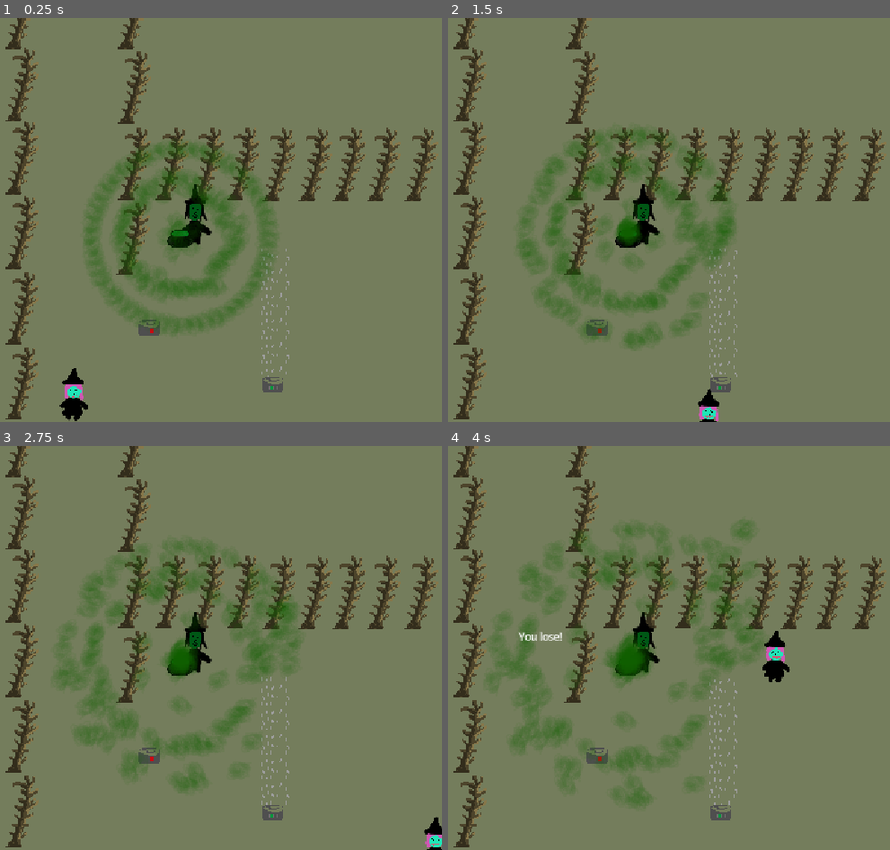
Above: before the commit, frames 1-4 (two rows, left to right).
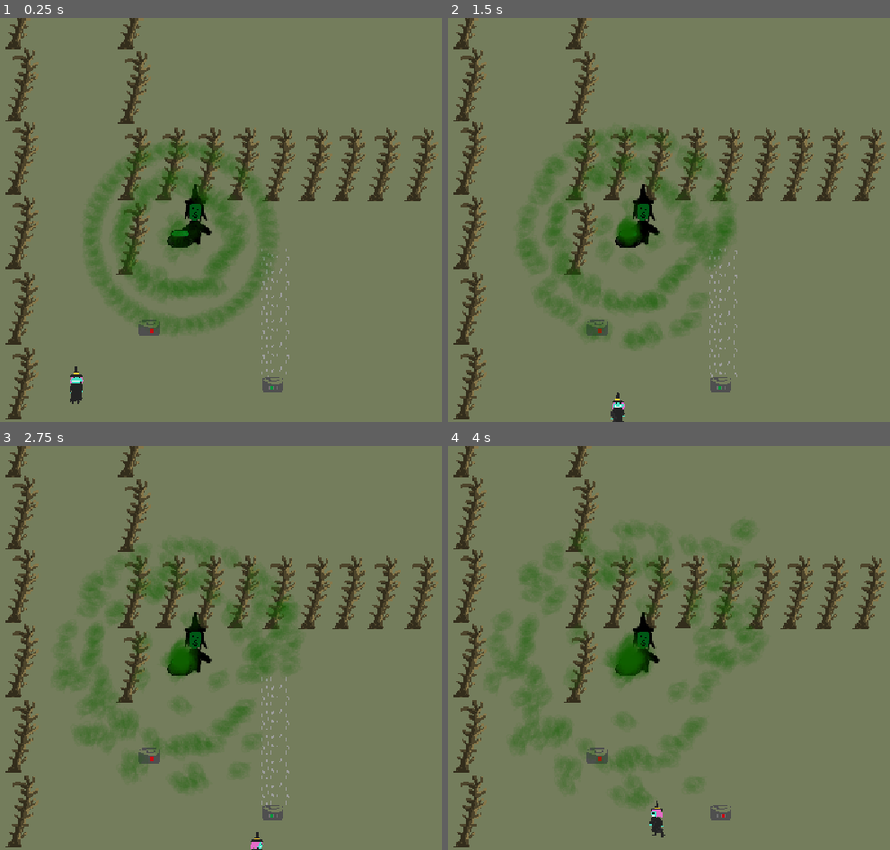
Above: after the commit, the same moments.

Repository: PeterMaidaRobot/Brewing-Game-Jam
Game: Godot game, scene res://scenes/levels/level_1.tscn
Two runs of this game, one before a commit and one after it. Both use one fixed random seed, a clock stepped at 60 frames per second and the inputs below. This scene is started directly instead of the project's main scene.
Inputs:
- Up to frame 1 (0.25 s): no input
- Up to frame 2 (1.5 s): hold Right (move_right) 0.53-1.28 s; tap Space (interact) at 0.6, 1.35 s; hold Down (move_down) from 1.28 s (still down)
- Up to frame 3 (2.75 s): release Down (move_down) at 2.03 s; hold Right (move_right) from 2.03 s (still down); tap Space (interact) at 2.1 s
- Up to frame 4 (4 s): release Right (move_right) at 2.78 s; hold Up (move_up) 2.78-3.53 s; tap Space (interact) at 2.85, 3.6 s; hold Left (move_left) from 3.53 s (still down)

The runs differ from the first frame. In frame 1, 0.5% of the frame differs, in the area x 13-20%, y 86-100%; in frame 2, 0.4%; in frame 3, 0.3%; in frame 4, 1.0%, in the area x 15-78%, y 45-97%.

Commit message:
create animations for each direction and vomit on loss

Diff:
--- a/scenes/gui.tscn
+++ b/scenes/gui.tscn
@@ -13,8 +13,17 @@
 text = "You Win!"
 
 [node name="LoseLabel" type="Label" parent="." unique_id=624259505]
-offset_left = 557.0
-offset_top = 295.0
-offset_right = 627.0
-offset_bottom = 318.0
-text = "You lose!"
+offset_left = 539.0
+offset_top = 194.0
+offset_right = 640.0
+offset_bottom = 244.25
+theme_override_font_sizes/font_size = 36
+text = "BLEH!"
+
+[node name="RestartLabel" type="Label" parent="." unique_id=526682269]
+offset_left = 514.0
+offset_top = 258.0
+offset_right = 735.0
+offset_bottom = 308.25
+theme_override_font_sizes/font_size = 18
+text = "Press \"R\" to restart"
--- a/scenes/levels/intro.tscn
+++ b/scenes/levels/intro.tscn
@@ -17,118 +17,118 @@
 [node name="YSortedSprites" type="Node2D" parent="." unique_id=829975525]
 y_sort_enabled = true
 
-[node name="Logs" type="Node2D" parent="YSortedSprites" unique_id=1647442839]
-y_sort_enabled = true
-
-[node name="Tree1" parent="YSortedSprites/Logs" unique_id=1624868308 instance=ExtResource("3_ty81x")]
+[node name="Logs_Trees" type="Node2D" parent="YSortedSprites" unique_id=1647442839]
+y_sort_enabled = true
+
+[node name="Tree1" parent="YSortedSprites/Logs_Trees" unique_id=1624868308 instance=ExtResource("3_ty81x")]
 y_sort_enabled = true
 position = Vector2(842, 358)
 
-[node name="Tree2" parent="YSortedSprites/Logs" unique_id=376021779 instance=ExtResource("3_ty81x")]
+[node name="Tree2" parent="YSortedSprites/Logs_Trees" unique_id=376021779 instance=ExtResource("3_ty81x")]
 y_sort_enabled = true
 position = Vector2(934, 320)
 
-[node name="Tree3" parent="YSortedSprites/Logs" unique_id=640200958 instance=ExtResource("3_ty81x")]
+[node name="Tree3" parent="YSortedSprites/Logs_Trees" unique_id=640200958 instance=ExtResource("3_ty81x")]
 y_sort_enabled = true
 position = Vector2(777, 189)
 
-[node name="Tree4" parent="YSortedSprites/Logs" unique_id=36510039 instance=ExtResource("3_ty81x")]
+[node name="Tree4" parent="YSortedSprites/Logs_Trees" unique_id=36510039 instance=ExtResource("3_ty81x")]
 y_sort_enabled = true
 position = Vector2(891, 146)
 
-[node name="Tree5" parent="YSortedSprites/Logs" unique_id=1224592741 instance=ExtResource("3_ty81x")]
+[node name="Tree5" parent="YSortedSprites/Logs_Trees" unique_id=1224592741 instance=ExtResource("3_ty81x")]
 y_sort_enabled = true
 position = Vector2(1014, 183)
 
-[node name="Tree6" parent="YSortedSprites/Logs" unique_id=2106147118 instance=ExtResource("3_ty81x")]
+[node name="Tree6" parent="YSortedSprites/Logs_Trees" unique_id=2106147118 instance=ExtResource("3_ty81x")]
 y_sort_enabled = true
 position = Vector2(1093, 302)
 
-[node name="Tree7" parent="YSortedSprites/Logs" unique_id=338995392 instance=ExtResource("3_ty81x")]
+[node name="Tree7" parent="YSortedSprites/Logs_Trees" unique_id=338995392 instance=ExtResource("3_ty81x")]
 y_sort_enabled = true
 position = Vector2(1053, 442)
 
-[node name="Tree8" parent="YSortedSprites/Logs" unique_id=1809114194 instance=ExtResource("3_ty81x")]
+[node name="Tree8" parent="YSortedSprites/Logs_Trees" unique_id=1809114194 instance=ExtResource("3_ty81x")]
 y_sort_enabled = true
 position = Vector2(943, 474)
 
-[node name="Tree9" parent="YSortedSprites/Logs" unique_id=842214116 instance=ExtResource("3_ty81x")]
+[node name="Tree9" parent="YSortedSprites/Logs_Trees" unique_id=842214116 instance=ExtResource("3_ty81x")]
 y_sort_enabled = true
 position = Vector2(809, 449)
 
-[node name="Tree10" parent="YSortedSprites/Logs" unique_id=1510845776 instance=ExtResource("3_ty81x")]
+[node name="Tree10" parent="YSortedSprites/Logs_Trees" unique_id=1510845776 instance=ExtResource("3_ty81x")]
 y_sort_enabled = true
 position = Vector2(752, 298)
 
-[node name="Tree11" parent="YSortedSprites/Logs" unique_id=882977291 instance=ExtResource("3_ty81x")]
+[node name="Tree11" parent="YSortedSprites/Logs_Trees" unique_id=882977291 instance=ExtResource("3_ty81x")]
 y_sort_enabled = true
 position = Vector2(836, 242)
 
-[node name="Tree12" parent="YSortedSprites/Logs" unique_id=750870052 instance=ExtResource("3_ty81x")]
+[node name="Tree12" parent="YSortedSprites/Logs_Trees" unique_id=750870052 instance=ExtResource("3_ty81x")]
 y_sort_enabled = true
 position = Vector2(938, 213)
 
-[node name="Tree13" parent="YSortedSprites/Logs" unique_id=1373515044 instance=ExtResource("3_ty81x")]
+[node name="Tree13" parent="YSortedSprites/Logs_Trees" unique_id=1373515044 instance=ExtResource("3_ty81x")]
 y_sort_enabled = true
 position = Vector2(948, 148)
 
-[node name="Tree14" parent="YSortedSprites/Logs" unique_id=33444154 instance=ExtResource("3_ty81x")]
+[node name="Tree14" parent="YSortedSprites/Logs_Trees" unique_id=33444154 instance=ExtResource("3_ty81x")]
 y_sort_enabled = true
 position = Vector2(948, 148)
 
-[node name="Tree15" parent="YSortedSprites/Logs" unique_id=97805258 instance=ExtResource("3_ty81x")]
+[node name="Tree15" parent="YSortedSprites/Logs_Trees" unique_id=97805258 instance=ExtResource("3_ty81x")]
 y_sort_enabled = true
 position = Vector2(1075, 129)
 
-[node name="Tree16" parent="YSortedSprites/Logs" unique_id=1605756809 instance=ExtResource("3_ty81x")]
+[node name="Tree16" parent="YSortedSprites/Logs_Trees" unique_id=1605756809 instance=ExtResource("3_ty81x")]
 y_sort_enabled = true
 position = Vector2(1099, 211)
 
-[node name="Tree17" parent="YSortedSprites/Logs" unique_id=700535183 instance=ExtResource("3_ty81x")]
+[node name="Tree17" parent="YSortedSprites/Logs_Trees" unique_id=700535183 instance=ExtResource("3_ty81x")]
 y_sort_enabled = true
 position = Vector2(1019, 318)
 
-[node name="Tree18" parent="YSortedSprites/Logs" unique_id=1101806148 instance=ExtResource("3_ty81x")]
+[node name="Tree18" parent="YSortedSprites/Logs_Trees" unique_id=1101806148 instance=ExtResource("3_ty81x")]
 y_sort_enabled = true
 position = Vector2(1110, 521)
 
-[node name="Tree19" parent="YSortedSprites/Logs" unique_id=1955113318 instance=ExtResource("3_ty81x")]
+[node name="Tree19" parent="YSortedSprites/Logs_Trees" unique_id=1955113318 instance=ExtResource("3_ty81x")]
 y_sort_enabled = true
 position = Vector2(1000, 559)
 
-[node name="Tree20" parent="YSortedSprites/Logs" unique_id=1577703577 instance=ExtResource("3_ty81x")]
+[node name="Tree20" parent="YSortedSprites/Logs_Trees" unique_id=1577703577 instance=ExtResource("3_ty81x")]
 y_sort_enabled = true
 position = Vector2(899, 591)
 
-[node name="Tree21" parent="YSortedSprites/Logs" unique_id=1894462468 instance=ExtResource("3_ty81x")]
+[node name="Tree21" parent="YSortedSprites/Logs_Trees" unique_id=1894462468 instance=ExtResource("3_ty81x")]
 y_sort_enabled = true
 position = Vector2(825, 628)
 
-[node name="Tree22" parent="YSortedSprites/Logs" unique_id=1689070199 instance=ExtResource("3_ty81x")]
+[node name="Tree22" parent="YSortedSprites/Logs_Trees" unique_id=1689070199 instance=ExtResource("3_ty81x")]
 y_sort_enabled = true
 position = Vector2(1066, 633)
 
-[node name="Tree23" parent="YSortedSprites/Logs" unique_id=722739620 instance=ExtResource("3_ty81x")]
+[node name="Tree23" parent="YSortedSprites/Logs_Trees" unique_id=722739620 instance=ExtResource("3_ty81x")]
 y_sort_enabled = true
 position = Vector2(740, 617)
 
-[node name="Tree24" parent="YSortedSprites/Logs" unique_id=101493408 instance=ExtResource("3_ty81x")]
+[node name="Tree24" parent="YSortedSprites/Logs_Trees" unique_id=101493408 instance=ExtResource("3_ty81x")]
 y_sort_enabled = true
 position = Vector2(248, 615)
 
-[node name="Tree25" parent="YSortedSprites/Logs" unique_id=1861348692 instance=ExtResource("3_ty81x")]
+[node name="Tree25" parent="YSortedSprites/Logs_Trees" unique_id=1861348692 instance=ExtResource("3_ty81x")]
 y_sort_enabled = true
 position = Vector2(292, 524)
 
-[node name="Tree26" parent="YSortedSprites/Logs" unique_id=1970557235 instance=ExtResource("3_ty81x")]
+[node name="Tree26" parent="YSortedSprites/Logs_Trees" unique_id=1970557235 instance=ExtResource("3_ty81x")]
 y_sort_enabled = true
 position = Vector2(208, 573)
 
-[node name="Log1" parent="YSortedSprites/Logs" unique_id=2121651449 instance=ExtResource("3_p8wlm")]
+[node name="Log1" parent="YSortedSprites/Logs_Trees" unique_id=2121651449 instance=ExtResource("3_p8wlm")]
 y_sort_enabled = true
 position = Vector2(782, 502)
 
-[node name="Log2" parent="YSortedSprites/Logs" unique_id=213238104 instance=ExtResource("3_p8wlm")]
+[node name="Log2" parent="YSortedSprites/Logs_Trees" unique_id=213238104 instance=ExtResource("3_p8wlm")]
 y_sort_enabled = true
 position = Vector2(724, 46)
 
--- a/scenes/levels/level_1.tscn
+++ b/scenes/levels/level_1.tscn
@@ -81,7 +81,7 @@
 next_level_num = 2
 
 [node name="Player" parent="." unique_id=1573098926 instance=ExtResource("3_dga24")]
-position = Vector2(565, 614)
+position = Vector2(567, 588)
 
 [node name="Witch" parent="." unique_id=2028683889 instance=ExtResource("4_qxy0u")]
 position = Vector2(760, 332)
--- a/scenes/levels/level_2.tscn
+++ b/scenes/levels/level_2.tscn
@@ -40,6 +40,7 @@
 
 [node name="Player" parent="." unique_id=1573098926 instance=ExtResource("3_3p04p")]
 position = Vector2(565, 614)
+scale = Vector2(1, 1)
 
 [node name="Witch" parent="." unique_id=2028683889 instance=ExtResource("4_qsp8v")]
 position = Vector2(354, 232.99997)
--- a/scenes/player.tscn
+++ b/scenes/player.tscn
@@ -2,6 +2,14 @@
 
 [ext_resource type="Script" uid="uid://dfo7r770s3ix8" path="res://scripts/player.gd" id="1_onrkg"]
 [ext_resource type="Texture2D" uid="uid://dqro0amu2p0ir" path="res://art/player.png" id="2_i3pqv"]
+[ext_resource type="Texture2D" uid="uid://b7u5mokd6msyx" path="res://art/player_walk_down_1.png" id="3_smehm"]
+[ext_resource type="Texture2D" uid="uid://v0ycdjdbst1b" path="res://art/player_vomit_1.png" id="3_y4r1p"]
+[ext_resource type="Texture2D" uid="uid://31qy10ei7d0u" path="res://art/player_vomit_2.png" id="4_d2wvv"]
+[ext_resource type="Texture2D" uid="uid://bhxr6p22ee4r6" path="res://art/player_walk_down_2.png" id="4_ur7pv"]
+[ext_resource type="Texture2D" uid="uid://dwngwwu6oj3by" path="res://art/player_walk_right_1.png" id="5_y4r1p"]
+[ext_resource type="Texture2D" uid="uid://418tnp5f1iwr" path="res://art/player_walk_right_2.png" id="6_d2wvv"]
+[ext_resource type="Texture2D" uid="uid://crf7mut4fgflu" path="res://art/player_walk_up_1.png" id="7_3v2ag"]
+[ext_resource type="Texture2D" uid="uid://c1x7fi5dt2d1x" path="res://art/player_walk_up_2.png" id="8_jej6c"]
 
 [sub_resource type="SpriteFrames" id="SpriteFrames_onrkg"]
 animations = [{
@@ -12,26 +20,67 @@
 "loop": true,
 "name": &"stand",
 "speed": 5.0
+}, {
+"frames": [{
+"duration": 1.0,
+"texture": ExtResource("3_y4r1p")
+}, {
+"duration": 1.0,
+"texture": ExtResource("4_d2wvv")
+}],
+"loop": true,
+"name": &"vomit",
+"speed": 5.0
+}, {
+"frames": [{
+"duration": 1.0,
+"texture": ExtResource("3_smehm")
+}, {
+"duration": 1.0,
+"texture": ExtResource("4_ur7pv")
+}],
+"loop": true,
+"name": &"walk_down",
+"speed": 3.0
+}, {
+"frames": [{
+"duration": 1.0,
+"texture": ExtResource("5_y4r1p")
+}, {
+"duration": 1.0,
+"texture": ExtResource("6_d2wvv")
+}],
+"loop": true,
+"name": &"walk_right",
+"speed": 3.0
+}, {
+"frames": [{
+"duration": 1.0,
+"texture": ExtResource("7_3v2ag")
+}, {
+"duration": 1.0,
+"texture": ExtResource("8_jej6c")
+}],
+"loop": true,
+"name": &"walk_up",
+"speed": 3.0
 }]
 
 [sub_resource type="RectangleShape2D" id="RectangleShape2D_sh265"]
-size = Vector2(23, 14.5)
+size = Vector2(20, 25)
 
 [sub_resource type="RectangleShape2D" id="RectangleShape2D_i3pqv"]
-size = Vector2(18.561152, 28)
+size = Vector2(21.069416, 38)
 
 [node name="Player" type="CharacterBody2D" unique_id=1573098926]
-scale = Vector2(2, 2)
 script = ExtResource("1_onrkg")
-metadata/_edit_group_ = true
 
 [node name="AnimatedSprite2D" type="AnimatedSprite2D" parent="." unique_id=813636378]
-scale = Vector2(0.287, 0.287)
 sprite_frames = SubResource("SpriteFrames_onrkg")
 animation = &"stand"
 
 [node name="CollisionShape2D" type="CollisionShape2D" parent="." unique_id=908861233]
-position = Vector2(-1.5, 8.75)
+position = Vector2(-1, 17.5)
 shape = SubResource("RectangleShape2D_sh265")
 
 [node name="SmokeHitbox" type="Area2D" parent="." unique_id=346136574]
@@ -40,7 +89,7 @@
 collision_mask = 2
 
 [node name="CollisionShape2D" type="CollisionShape2D" parent="SmokeHitbox" unique_id=1127072397]
-position = Vector2(-1.7557847, -3.5)
+position = Vector2(2.3841858e-07, 3)
 shape = SubResource("RectangleShape2D_i3pqv")
 debug_color = Color(0.88769287, 0.00028243125, 0.8027765, 0.41960785)
 
--- a/scripts/gui.gd
+++ b/scripts/gui.gd
@@ -5,6 +5,7 @@
 func _ready() -> void:
 	$WinLabel.hide()
 	$LoseLabel.hide()
+	$RestartLabel.hide()
 
 
 # Called every frame. 'delta' is the elapsed time since the previous frame.
@@ -17,3 +18,4 @@
 
 func show_you_lose() -> void:
 	$LoseLabel.show()
+	$RestartLabel.show()
--- a/scripts/levels/level.gd
+++ b/scripts/levels/level.gd
@@ -20,10 +20,9 @@
 		get_tree().reload_current_scene()
 
 func _on_goal_win_game() -> void:
-	$GUI.show_you_win()
-	#get_tree().paused = true # TODO implement
+	$GUI.show_you_win() # This does nothing since we move to the next level immediately with a congrats
 
 
 func _on_player_lose_game() -> void:
 	$GUI.show_you_lose()
-	#get_tree().paused = true # TODO implement
+	$Player.vomit()
--- a/scripts/player.gd
+++ b/scripts/player.gd
@@ -5,8 +5,9 @@
 signal lose_game
 
 
-@export var speed : int = 400 # pixels per second player speed
+@export var speed : int = 200 # pixels per second player speed
 var screen_size : Vector2 # game window size
+var accept_input : bool = true # accepts directional input from the player
 
 
 # Called when the node enters the scene tree for the first time.
@@ -16,22 +17,32 @@
 
 func _physics_process(delta: float) -> void:
 	var velocity : Vector2 = Vector2.ZERO
-	if Input.is_action_pressed("move_right"):
-		velocity.x += 1
-	if Input.is_action_pressed("move_left"):
-		velocity.x -= 1
-	if Input.is_action_pressed("move_down"):
-		velocity.y += 1
-	if Input.is_action_pressed("move_up"):
-		velocity.y -= 1
+	if accept_input:
+		if Input.is_action_pressed("move_right"):
+			velocity.x += 1
+			$AnimatedSprite2D.animation = "walk_right"
+			$AnimatedSprite2D.flip_h = false
+		if Input.is_action_pressed("move_left"):
+			velocity.x -= 1
+			$AnimatedSprite2D.animation = "walk_right"
+			$AnimatedSprite2D.flip_h = true
+		if Input.is_action_pressed("move_down"):
+			velocity.y += 1
+			$AnimatedSprite2D.animation = "walk_down"
+		if Input.is_action_pressed("move_up"):
+			velocity.y -= 1
+			$AnimatedSprite2D.animation = "walk_up"
 
-	if velocity.length() > 0:
-		velocity = velocity.normalized() * speed
+		if velocity.length() > 0:
+			velocity = velocity.normalized() * speed
+			$AnimatedSprite2D.play()
+		else:
+			$AnimatedSprite2D.stop()
 
-	position += velocity * delta
-	position = position.clamp(Vector2.ZERO, screen_size)
+		position += velocity * delta
+		position = position.clamp(Vector2.ZERO, screen_size)
 
-	move_and_slide()
+		move_and_slide()
 
 
 func _on_smoke_hitbox_body_entered(body: Node2D) -> void:
@@ -41,3 +52,8 @@
 		if smoke.strength > 100:
 			#print("Smoke hit, you lose! SmokeStrength:" + str(body.strength))
 			lose_game.emit()
+
+func vomit() -> void:
+	$AnimatedSprite2D.animation = "vomit"
+	$AnimatedSprite2D.play()
+	accept_input = false
Binary file changed: art/player.png
Binary file added: art/player_stand.png
Not shown, added: art/player_stand.png.import
Binary file added: art/player_vomit_1.png
Not shown, added: art/player_vomit_1.png.import
Binary file added: art/player_vomit_2.png
Not shown, added: art/player_vomit_2.png.import
Binary file added: art/player_walk_down_1.png
Not shown, added: art/player_walk_down_1.png.import
Binary file added: art/player_walk_down_2.png
Not shown, added: art/player_walk_down_2.png.import
Binary file added: art/player_walk_right_1.png
(and 25 more such lines)
